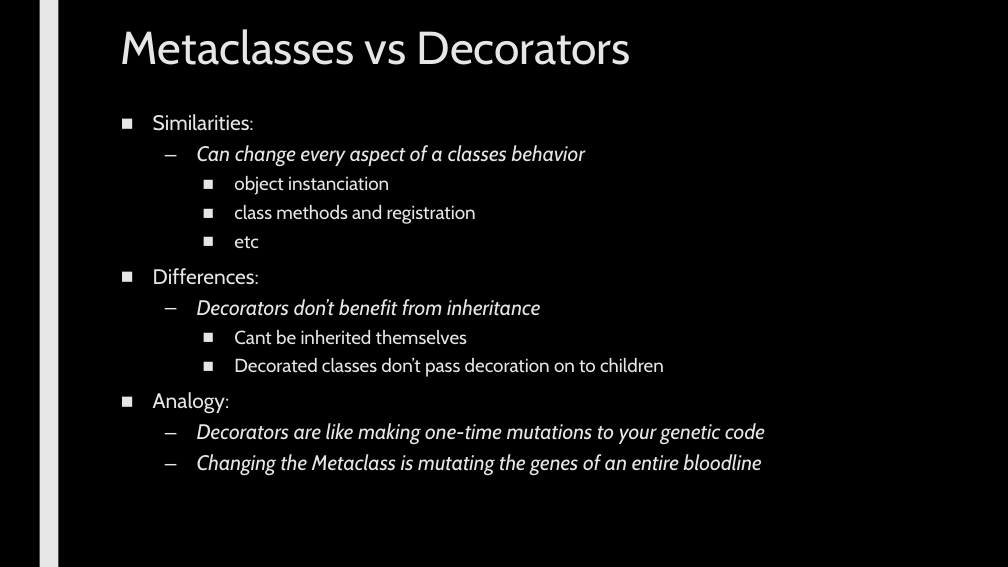
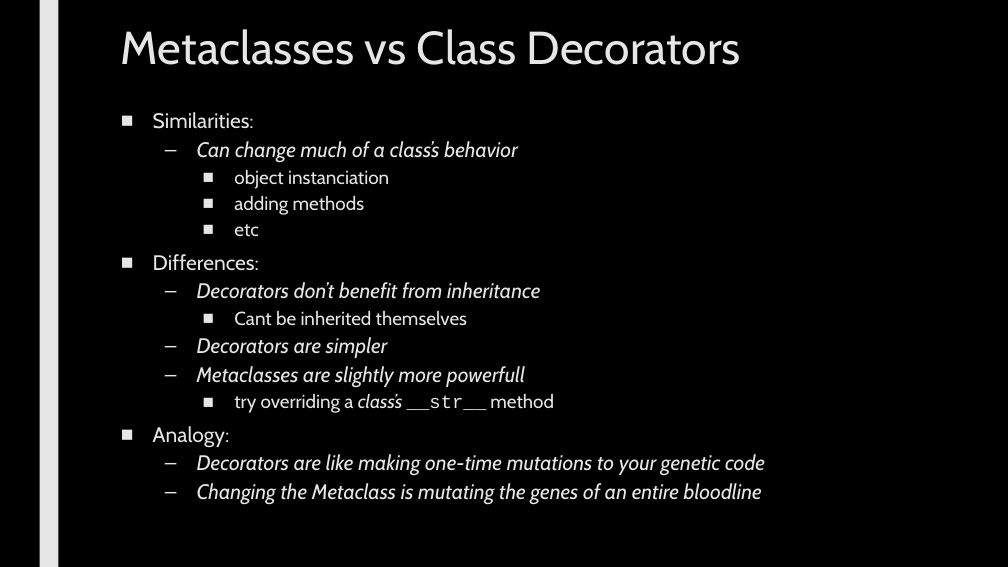
Before and after one commit to max7patek/metaprogramming, a slide deck: slide 19 of slides/05-Metaclasses.pptx (slide 17 before the commit). Drawn at 1008x567 pixels with LibreOffice and Linux fonts; fonts in the diff are those of the drawing. Boxes give left, top, right and bottom in pixels: in the first picture for what was removed or moved away, otherwise in the second. Text is boxed around its words. In the diff, an @@ line names an element or a change of style, - is before the commit and + after.

Commit message:
final changes to metaclasses slides

```diff
--- a/slides/05-Metaclasses.pptx
+++ b/slides/05-Metaclasses.pptx
@@ title at [121,29,741,65]: text changed @@
-Metaclasses vs Decorators
+Metaclasses vs Class Decorators
@@ text at [153,112,765,505]: line spacing 0.94 to 0.84 @@
@@ text at [197,141,517,163]: text changed @@
-  – Can change every aspect of a classes behavior
+  – Can change much of a class’s behavior
@@ text at [234,196,365,215]: text changed @@
-    ■ class methods and registration
+    ■ adding methods
@@ text at [197,337,554,413]: text changed; size 18 to 20 pt; italic on @@
-    ■ Decorated classes don’t pass decoration on to children
+  – Decorators are simpler
+  – Metaclasses are slightly more powerfull
+    ■ try overriding a class’s __str__ method
```
Also in this commit, not shown: 6 other slides changed, 2 slides added.
